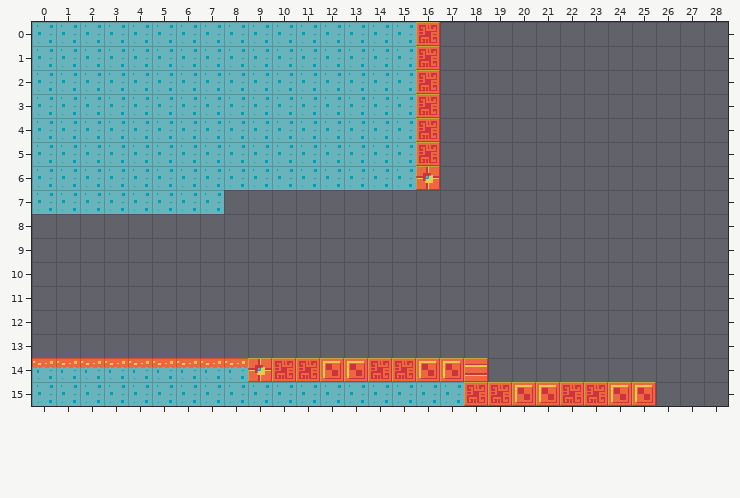
Tiled map: maps/template.tmx. Above is the file before it was changed.
Cells are 16x16 px. Shown: x 0..28, y 0..15.
The same view after the edit:
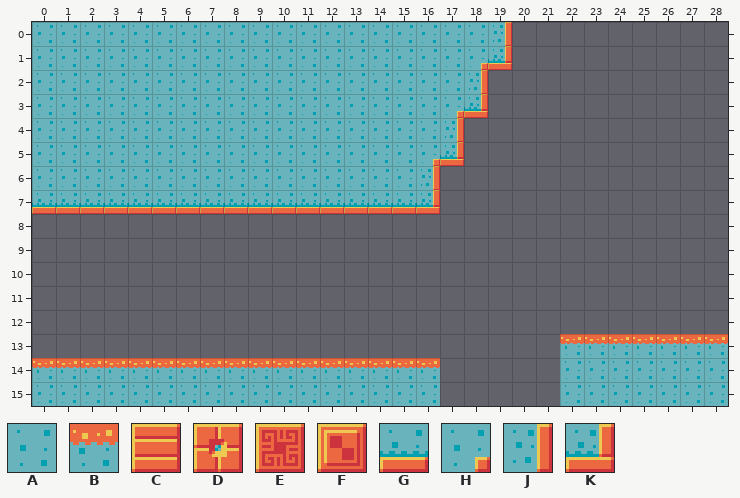
Key: from "fgtiles": A 1, B 2, C 6, D 21, E 23, F 24, G 33, H 34, J 50, K 66.
_ is an empty cell.
Difference:
Layer "fg":
Tile E gives way to tile A in rows 0 to 4 at x 16; in row 15 at x 22 to 23.
Tile F gives way to tile A in row 15 at x 24 to 25.
The edit adds tile A in row 0 at x 17 to 18; in rows 1 to 2 at x 17; in row 14 at x 22 to 28; in row 15 at x 26 to 28.
Tile D gives way to tile B in row 14 at x 9.
Tile E gives way to tile B in row 14 at x 10 to 11 and 14 to 15.
Tile F gives way to tile B in row 14 at x 12 to 13 and 16.
The edit adds tile B in row 13 at x 22 to 28.
Tile A gives way to tile G in row 7 at x 0 to 7.
The edit adds tile G in row 7 at x 8 to 15.
Tile E gives way to tile H in row 5 at x 16.
The edit adds tile H in row 1 at x 18; in row 3 at x 17.
Tile D gives way to tile J in row 6 at x 16.
The edit adds tile J in row 0 at x 19; in row 2 at x 18; in row 4 at x 17.
The edit adds tile K in row 1 at x 19; in row 3 at x 18; in row 5 at x 17; in row 7 at x 16.
Tile A is gone in row 15 at x 17.
Tile C is gone in row 14 at x 18.
Tile E is gone in row 15 at x 18 to 19.
Tile F is gone in row 14 at x 17; in row 15 at x 20 to 21.
